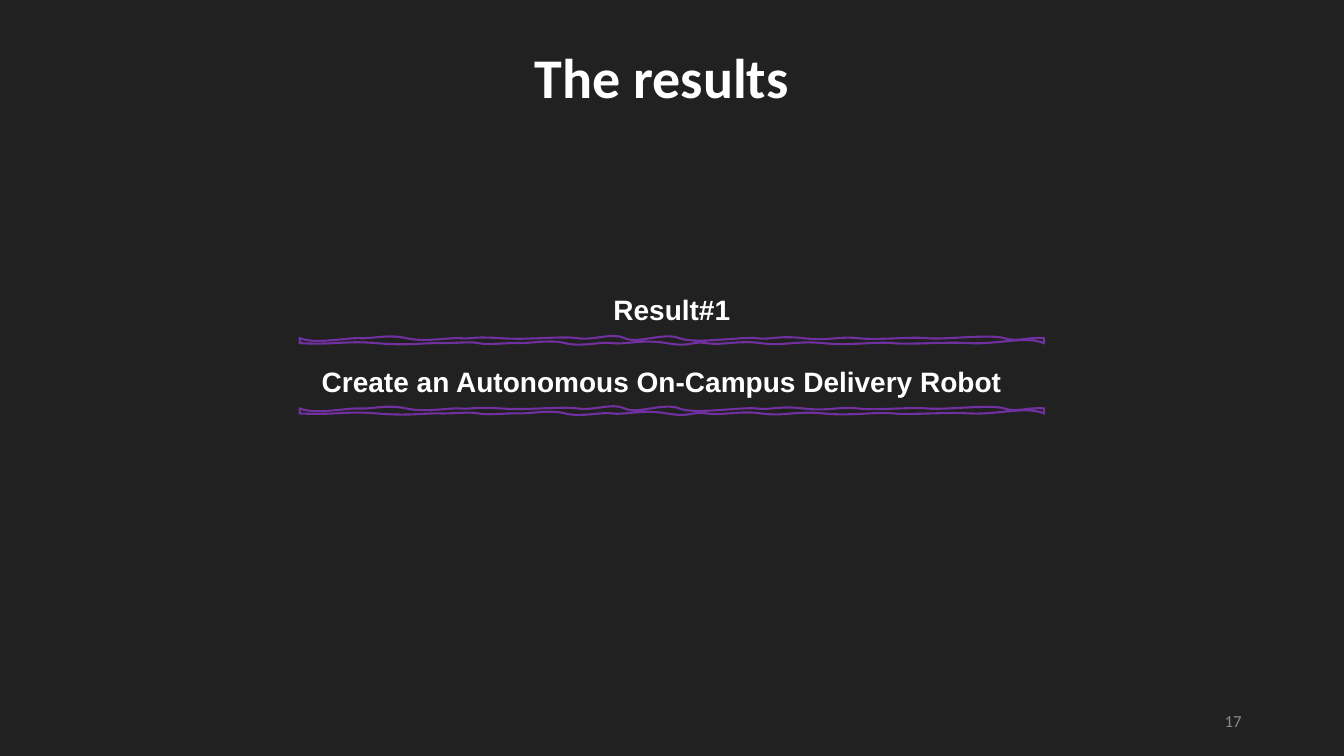
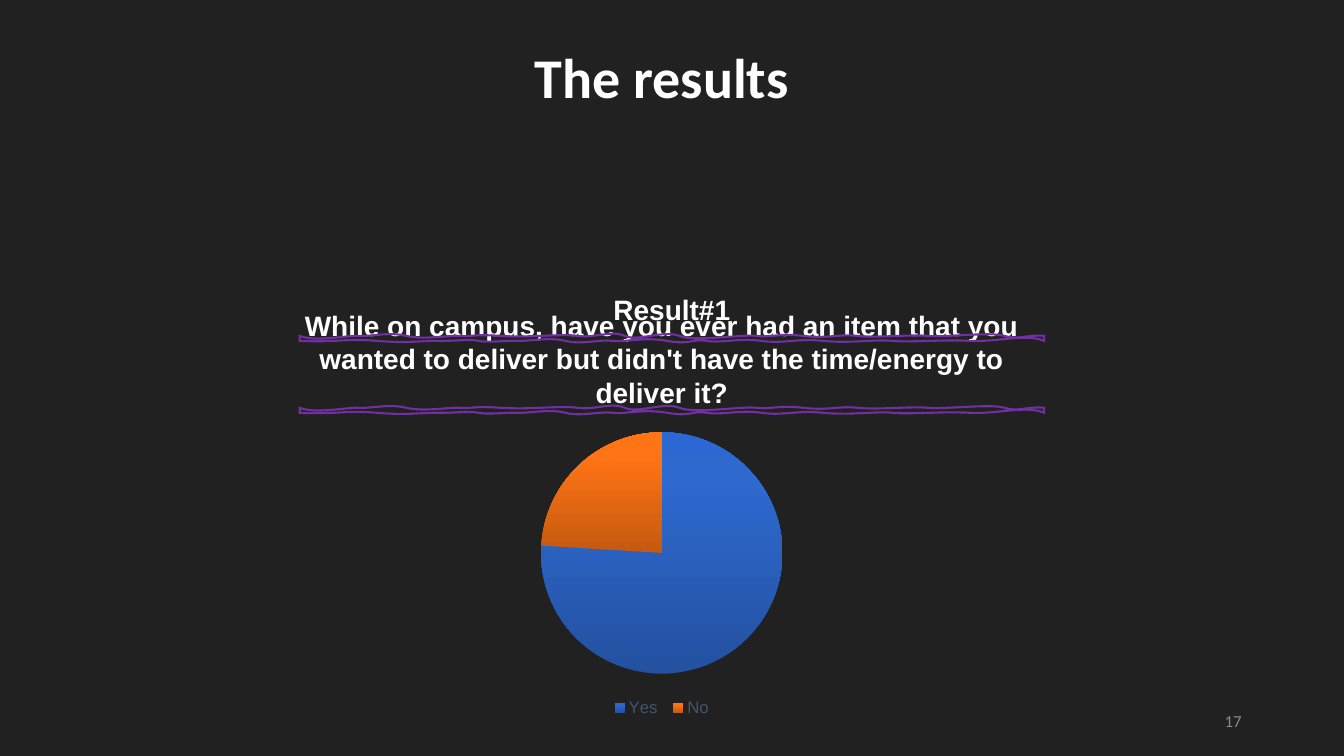
Before and after one commit to Mhd-Ghd/on-campus-delivery-robot, a slide deck: slide 17 of reports/report-2/Press#2.pptm. Drawn at 1344x756 pixels with LibreOffice and Linux fonts; fonts in the diff are those of the drawing. Boxes give left, top, right and bottom in pixels: in the first picture for what was removed or moved away, otherwise in the second. Text is boxed around its words. In the diff, an @@ line names an element or a change of style, - is before the commit and + after.

```diff
--- a/reports/report-2/Press#2.pptm
+++ b/reports/report-2/Press#2.pptm
@@ text at [305,314,1018,408]: text changed @@
-Create an Autonomous On-Campus Delivery Robot
+While on campus, have you ever had an item that you wanted to deliver but didn't have the time/energy to deliver it?
@@ freeform shape at [299,336,1044,341]: outline redrawn @@
@@ freeform shape at [299,408,1044,413]: outline redrawn @@
@@ pie chart added at [410,418,914,721] @@
+categories: Yes , No
+Series 1: 76, 24
```
Also in this commit, not shown: 2 other slides changed, 1 slide added, 1 other file.
